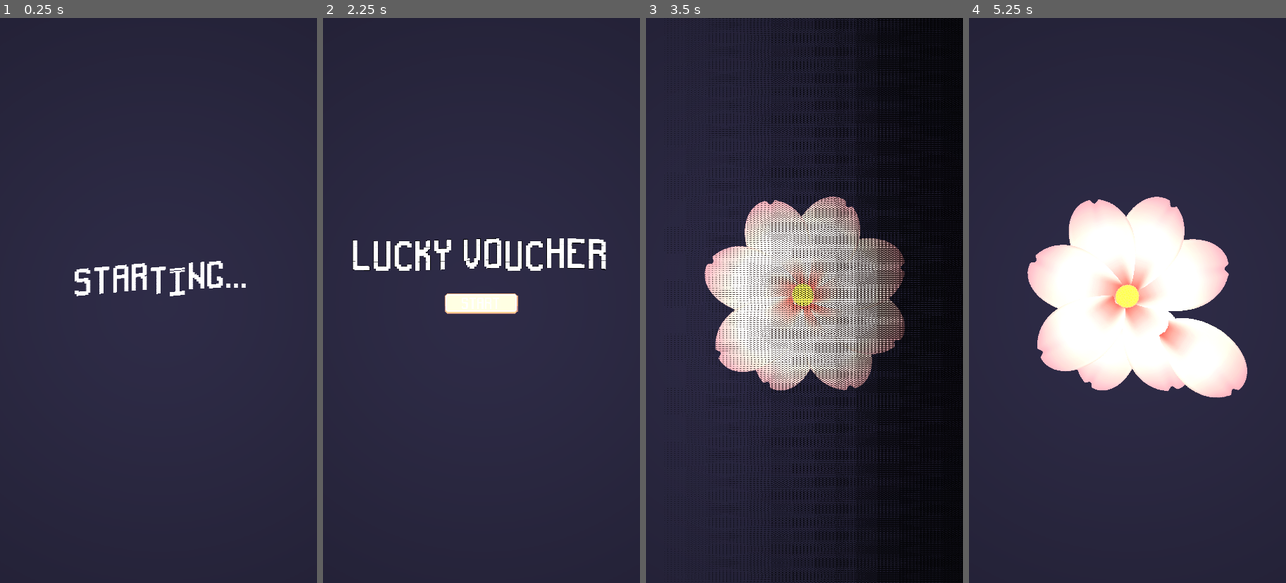
Above: before the commit, frames 1-4 (left to right).
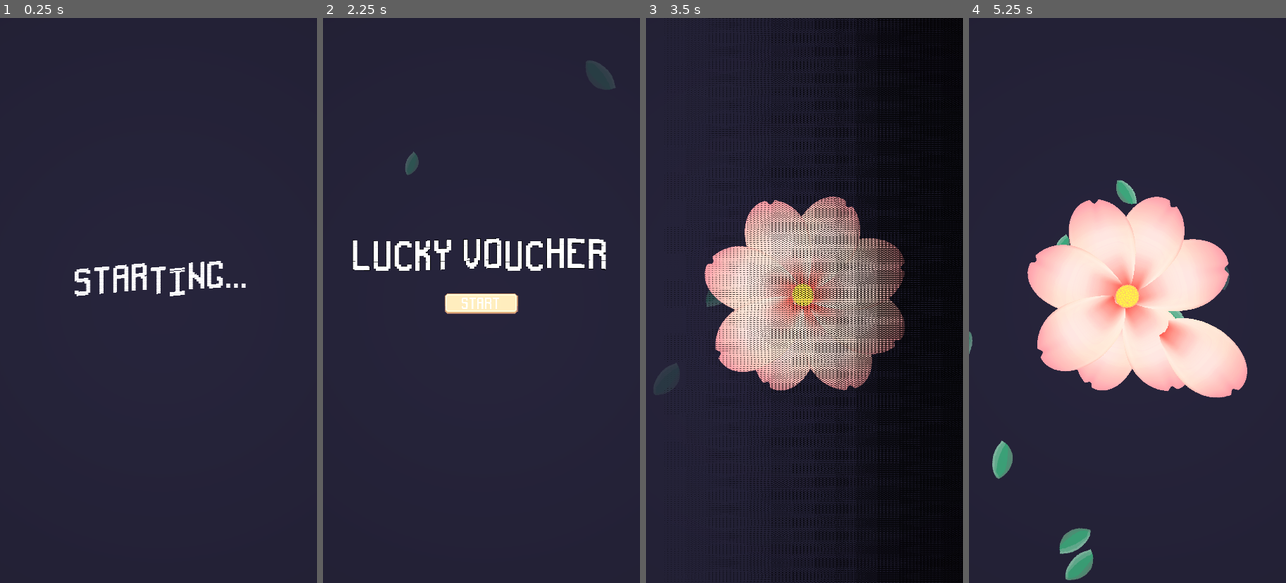
Above: after the commit, the same moments.

Repository: yv0503/DoesSheLovesMe
Game: Godot game, scene res://scenes/tcsn/loading.tscn
The game is run twice, just before and just after one commit, with the same random seed, the same clock (stepped at 60 frames per second) and the same inputs.
Inputs (mouse positions are in pixels of both pictures, inside the frame that each line leads up to):
- Up to frame 1 (0.25 s): no input
- Up to frame 2 (2.25 s): no input
- Up to frame 3 (3.5 s): click "Start" at 2.75 s
- Up to frame 4 (5.25 s): click (1111, 345) at 3.5 s; click (1156, 340) at 4.25 s; click (1181, 317) at 5 s

The runs differ from the first frame. In frame 1, less than 0.1% of the frame differs, in the area x 24-78%, y 43-49%; in frame 2, 1.1%; in frame 3, 9.8%; in frame 4, 18%, in the area x 0-88%, y 28-100%.

Commit message:
Added Leaf Particles

Diff:
--- a/scenes/tcsn/background.tscn
+++ b/scenes/tcsn/background.tscn
@@ -1,6 +1,49 @@
-[gd_scene load_steps=2 format=3 uid="uid://b41i36u7wnmb8"]
+[gd_scene load_steps=9 format=3 uid="uid://b41i36u7wnmb8"]
 
 [ext_resource type="Texture2D" uid="uid://djiy52biympwj" path="res://sprites/backgrounds/bootsplash.png" id="1_bxsof"]
+[ext_resource type="Texture2D" uid="uid://bnbwfl1u24461" path="res://sprites/leaf_particles_1.png" id="2_0woxe"]
+
+[sub_resource type="CanvasItemMaterial" id="CanvasItemMaterial_a1so4"]
+particles_animation = true
+particles_anim_h_frames = 3
+particles_anim_v_frames = 3
+particles_anim_loop = false
+
+[sub_resource type="Curve" id="Curve_46ja6"]
+min_value = -360.0
+max_value = 360.0
+_data = [Vector2(0, -11.8681), 0.0, -2769.23, 0, 0, Vector2(1, 360), 0.0, 0.0, 0, 0]
+point_count = 2
+
+[sub_resource type="CurveTexture" id="CurveTexture_jt3y6"]
+width = 1080
+curve = SubResource("Curve_46ja6")
+
+[sub_resource type="Gradient" id="Gradient_u8vd7"]
+offsets = PackedFloat32Array(0, 0.213115, 0.778689, 1)
+colors = PackedColorArray(1, 1, 1, 0, 1, 1, 1, 1, 1, 1, 1, 1, 1, 1, 1, 0)
+
+[sub_resource type="GradientTexture1D" id="GradientTexture1D_wbym5"]
+gradient = SubResource("Gradient_u8vd7")
+
+[sub_resource type="ParticleProcessMaterial" id="ParticleProcessMaterial_5ldls"]
+lifetime_randomness = 0.1
+particle_flag_align_y = true
+particle_flag_rotate_y = true
+particle_flag_disable_z = true
+emission_shape = 3
+emission_box_extents = Vector3(700, 1200, 1)
+direction = Vector3(1, 2, 0)
+spread = 20.0
+initial_velocity_min = 300.0
+initial_velocity_max = 500.0
+angular_velocity_curve = SubResource("CurveTexture_jt3y6")
+gravity = Vector3(0, 40, 0)
+scale_min = 0.5
+color_ramp = SubResource("GradientTexture1D_wbym5")
+hue_variation_min = -2.23517e-08
+hue_variation_max = -2.23517e-08
+anim_offset_max = 1.0
 
 [node name="background" type="Node2D"]
 
@@ -8,3 +51,13 @@
 position = Vector2(576, 1010)
 scale = Vector2(1.14329, 1.225)
 texture = ExtResource("1_bxsof")
+
+[node name="GPUParticles2D" type="GPUParticles2D" parent="."]
+material = SubResource("CanvasItemMaterial_a1so4")
+position = Vector2(300, 300)
+amount = 30
+process_material = SubResource("ParticleProcessMaterial_5ldls")
+texture = ExtResource("2_0woxe")
+lifetime = 3.0
+randomness = 1.0
+fixed_fps = 60
--- a/scenes/tcsn/lighting.tscn
+++ b/scenes/tcsn/lighting.tscn
@@ -17,4 +17,6 @@
 
 [node name="PointLight2D" type="PointLight2D" parent="."]
 position = Vector2(546, 970)
+color = Color(1, 1, 1, 0.8)
+energy = 0.5
 texture = SubResource("GradientTexture2D_whgxe")
--- a/scenes/tcsn/winner.tscn
+++ b/scenes/tcsn/winner.tscn
@@ -67,6 +67,7 @@
 
 [node name="Label" type="Label" parent="winner_menu"]
 material = SubResource("ShaderMaterial_fa740")
+layout_mode = 0
 offset_left = 16.0
 offset_top = 167.0
 offset_right = 1085.0
Binary file added: sprites/leaf_particles_1.png
Not shown, added: sprites/leaf_particles_1.png.import
